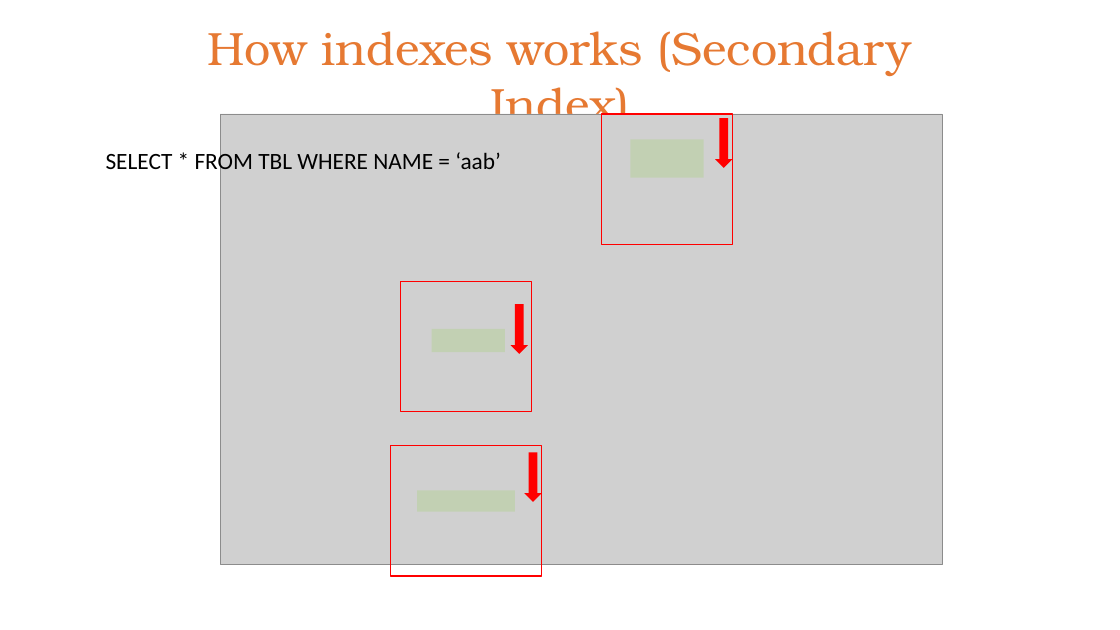
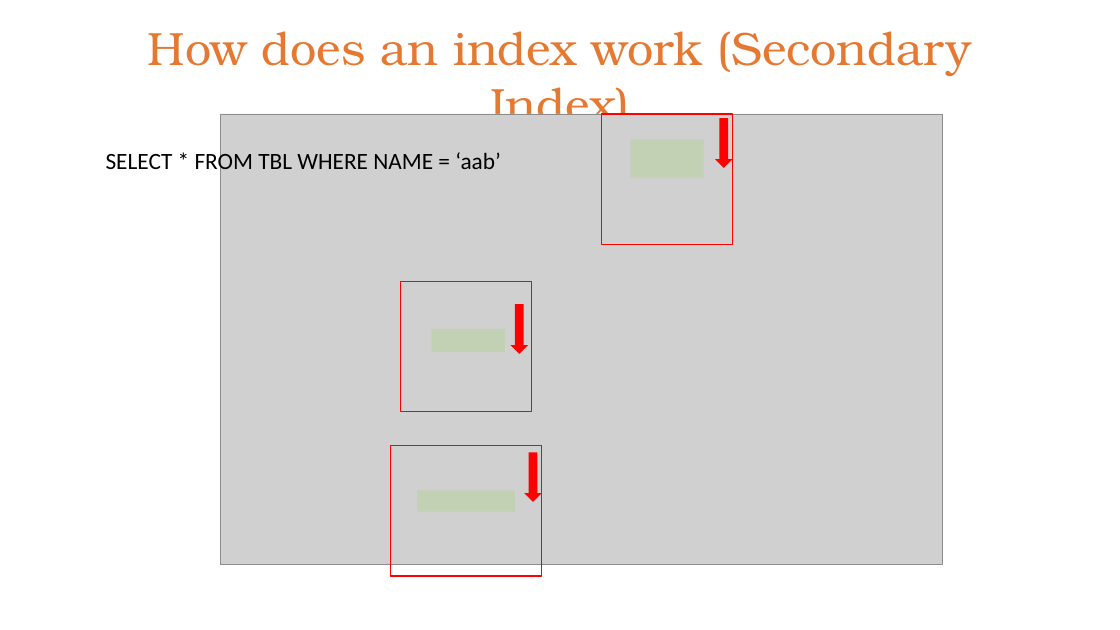
Before and after one commit to arunadis/rdbms_101, a slide deck: slide 12 of presentations/RDBMS_101.pptx. Drawn at 1120x630 pixels with LibreOffice and Linux fonts; fonts in the diff are those of the drawing; grey boxes stand for pictures. Boxes give left, top, right and bottom in pixels: in the first picture for what was removed or moved away, otherwise in the second. Text is boxed around its words. In the diff, an @@ line names an element or a change of style, - is before the commit and + after.

```diff
--- a/presentations/RDBMS_101.pptx
+++ b/presentations/RDBMS_101.pptx
@@ text at [148, 31, 971, 132]: text changed @@
-How indexes works (Secondary Index)
+How does an index work (Secondary Index)
```
Also in this commit, not shown: 6 other slides changed, 1 slide added, 1 slide removed, 2 other files.
